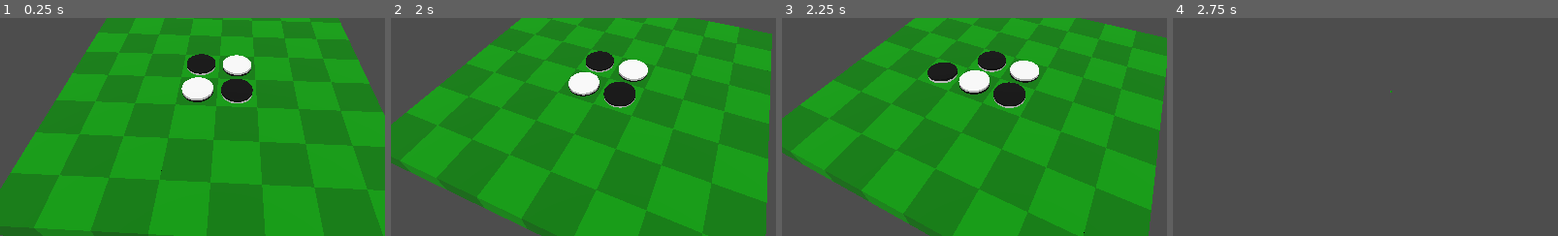
Above: before the commit, frames 1-4 (left to right).
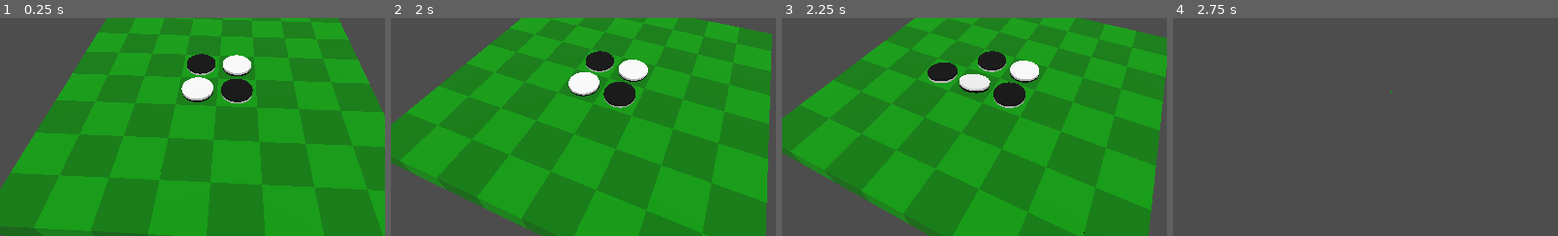
Above: after the commit, the same moments.

Repository: phrasmotica/othello
Game: Godot game, scene res://scenes/3d/main_menu_3d.tscn
Same seed, same stepped clock (60 frames per second), same inputs: the game is played once before the commit and once after it.
Inputs (mouse positions are % of the whole screen's width and height, from its top left):
- Up to frame 1 (0.25 s): no input
- Up to frame 2 (2 s): move the mouse to (73, 45) at 0.52 s; click (73, 45) at 0.67 s; click "Start Game" at 1.25 s
- Up to frame 3 (2.25 s): move the mouse to (30, 55) at 2.02 s; click (30, 55) at 2.17 s
- Up to frame 4 (2.75 s): no input
The pictures show only the part of the screen within x 22-72%, y 33-83%; the shares and areas given below are measured in that part.

Frames 1-2 are identical in both runs. In frame 3, 0.3% of the frame differs, in the area x 45-55%, y 24-36%; in frame 4, nothing differs.

Commit message:
Create separate scenes for handling the lifting and flipping of 3D counters. Use them in 3D board cell scene

Diff:
--- a/scenes/3d/board_cell_3d.tscn
+++ b/scenes/3d/board_cell_3d.tscn
@@ -1,10 +1,12 @@
-[gd_scene load_steps=8 format=3 uid="uid://8js6lj7t2xty"]
+[gd_scene load_steps=10 format=3 uid="uid://8js6lj7t2xty"]
 
 [ext_resource type="BoxMesh" uid="uid://b0ox50vh30b3s" path="res://meshes/board_cell_3d_even_mesh.tres" id="1_4aa8d"]
 [ext_resource type="Script" path="res://scripts/3d/board_cell_3d.gd" id="2_ki133"]
 [ext_resource type="BoxMesh" uid="uid://cwg8i1xfo2qje" path="res://meshes/board_cell_3d_odd_mesh.tres" id="3_guavf"]
 [ext_resource type="BoxMesh" uid="uid://beyul1hqs6e88" path="res://meshes/board_cell_3d_disabled_mesh.tres" id="4_fei78"]
+[ext_resource type="PackedScene" uid="uid://c1ykgbup2lr1d" path="res://scenes/3d/counter_lifter.tscn" id="5_ysby0"]
 [ext_resource type="PackedScene" uid="uid://c2ke0x3qy3hhy" path="res://scenes/3d/counter_preview_3d.tscn" id="6_ql6xe"]
+[ext_resource type="PackedScene" uid="uid://b6e4fdg8vj5hx" path="res://scenes/3d/counter_flipper.tscn" id="6_uqbrq"]
 [ext_resource type="PackedScene" uid="uid://cfqujlwguvw4b" path="res://scenes/3d/counter_3d.tscn" id="6_w0ctw"]
 
 [sub_resource type="BoxShape3D" id="BoxShape3D_epjjd"]
@@ -40,6 +42,14 @@
 [node name="Counters" type="Node3D" parent="."]
 transform = Transform3D(1, 0, 0, 0, 1, 0, 0, 0, 1, 0, 0.75, 0)
 
+[node name="CounterLifter" parent="Counters" node_paths=PackedStringArray("target_counter") instance=ExtResource("5_ysby0")]
+unique_name_in_owner = true
+target_counter = NodePath("../Counter")
+
+[node name="CounterFlipper" parent="Counters" node_paths=PackedStringArray("target_counter") instance=ExtResource("6_uqbrq")]
+unique_name_in_owner = true
+target_counter = NodePath("../Counter")
+
 [node name="Counter" parent="Counters" instance=ExtResource("6_w0ctw")]
 unique_name_in_owner = true
 visible = false
--- a/scenes/3d/counter_3d.tscn
+++ b/scenes/3d/counter_3d.tscn
@@ -9,7 +9,6 @@
 
 [node name="Counter3D" type="Node3D" groups=["counters3d"]]
 script = ExtResource("1_dcfqh")
-lift_duration = 0.2
 
 [node name="RigidBody3D" type="RigidBody3D" parent="."]
 unique_name_in_owner = true
--- /dev/null
+++ b/scenes/3d/counter_flipper.tscn
@@ -0,0 +1,8 @@
+[gd_scene load_steps=2 format=3 uid="uid://b6e4fdg8vj5hx"]
+
+[ext_resource type="Script" path="res://scripts/3d/counter_flipper.gd" id="1_ro3xf"]
+
+[node name="CounterFlipper" type="Node" node_paths=PackedStringArray("target_counter")]
+script = ExtResource("1_ro3xf")
+target_counter = NodePath("")
+flip_duration = 0.2
--- /dev/null
+++ b/scenes/3d/counter_lifter.tscn
@@ -0,0 +1,8 @@
+[gd_scene load_steps=2 format=3 uid="uid://c1ykgbup2lr1d"]
+
+[ext_resource type="Script" path="res://scripts/3d/counter_lifter.gd" id="1_28hrl"]
+
+[node name="CounterLifter" type="Node" node_paths=PackedStringArray("target_counter")]
+script = ExtResource("1_28hrl")
+target_counter = NodePath("")
+lift_duration = 0.2
--- a/scripts/3d/board_cell_3d.gd
+++ b/scripts/3d/board_cell_3d.gd
@@ -69,6 +69,12 @@
 var index_label: Label3D = %IndexLabel3D
 
 @onready
+var counter_lifter: CounterLifter = %CounterLifter
+
+@onready
+var counter_flipper: CounterFlipper = %CounterFlipper
+
+@onready
 var counter: Counter3D = %Counter
 
 @onready
@@ -88,6 +94,14 @@
 
 	if counter:
 		_counter_initial_pos = counter.position
+
+		counter_flipper.flip_finished.connect(
+			func() -> void:
+				if counter_lifter:
+					counter_lifter.drop()
+
+				counter_flip_finished.emit()
+		)
 
 	_refresh()
 
@@ -114,10 +128,6 @@
 		counter.visible = cell_data.has_counter() if cell_data else false
 
 		counter.flip_delay = flip_delay
-
-		if counter.flip_finished.get_connections().size() <= 0:
-			counter.flip_finished.connect(counter_flip_finished.emit)
-
 		counter.is_white = cell_data.is_white() if cell_data else false
 		counter.update_gravity(cell_data)
 
@@ -141,12 +151,12 @@
 			tile_mesh_instance.mesh = odd_tile_mesh if is_odd else even_tile_mesh
 
 func preview_flip() -> void:
-	if counter:
-		counter.lift()
+	if counter_lifter:
+		counter_lifter.lift()
 
 func unpreview_flip() -> void:
-	if counter:
-		counter.drop()
+	if counter_lifter:
+		counter_lifter.drop()
 
 func place_counter(data: BoardCellData) -> void:
 	if counter:
--- a/scripts/3d/counter_3d.gd
+++ b/scripts/3d/counter_3d.gd
@@ -19,21 +19,17 @@
 @export
 var flip_delay := 0.0
 
-@export_range(0.1, 0.5)
-var lift_duration := 0.5
-
 @onready
 var rigid_body: RigidBody3D = %RigidBody3D
 
 @onready
 var counter_halves: CounterHalves = %CounterHalves
 
-var _rotated_to_white := false
 var _is_flipping := false
-var _is_lifted := false
 
+signal refreshed
+signal needs_flip(counter_halves: CounterHalves, flip_delay: float)
 signal landed_on_board
-signal flip_finished
 
 func _ready() -> void:
 	rigid_body.body_entered.connect(_handle_body_entered)
@@ -54,38 +50,13 @@
 	if counter_halves:
 		counter_halves.is_white = is_white
 
-	_rotated_to_white = is_white
-
-func lift() -> void:
-	if _is_lifted:
-		return
-
-	_is_lifted = true
-
-	disable_rigid_body()
-
-	var tween := create_tween()
-
-	tween.tween_property(
-		self,
-		"position:y",
-		position.y + 0.5,
-		lift_duration
-	)
-
-func drop() -> void:
-	enable_rigid_body()
-
-	landed_on_board.connect(
-		func() -> void:
-			_is_lifted = false
-	, CONNECT_ONE_SHOT)
+	refreshed.emit()
 
 func flip_if_needed() -> void:
 	if Engine.is_editor_hint() or not Globals.init_finished or prevent_tweening:
 		_refresh()
 	else:
-		_rotate_tween(_is_lifted)
+		needs_flip.emit(counter_halves, flip_delay)
 
 func update_gravity(cell_data: BoardCellData) -> void:
 	# don't make the counter suddenly fall back to the board if it's in the
@@ -93,45 +64,5 @@
 	if not _is_flipping:
 		rigid_body.gravity_scale = 1 if cell_data and cell_data.has_counter() else 0
 
-func _rotate_tween(skip_lift: bool) -> void:
-	if _rotated_to_white == is_white:
-		return
-
-	if not counter_halves:
-		return
-
-	counter_halves.set_meta("debug_name", "%sCounterHalves" % debug_name)
-
-	_is_flipping = true
-
-	rigid_body.gravity_scale = 0
-	rigid_body.contact_monitor = false
-
-	var tween := create_tween()
-
-	if not skip_lift:
-		tween.tween_property(
-			self,
-			"position:y",
-			position.y + 0.5,
-			lift_duration
-		).set_delay(flip_delay)
-
-	counter_halves.rotate_tween(tween)
-
-	tween.finished.connect(
-		func() -> void:
-			_rotated_to_white = is_white
-			_is_flipping = false
-
-			if _is_lifted:
-				drop()
-
-			rigid_body.gravity_scale = 1
-			rigid_body.contact_monitor = true
-
-			flip_finished.emit()
-	)
-
 func _handle_body_entered(_body: Node) -> void:
 	landed_on_board.emit()
--- /dev/null
+++ b/scripts/3d/counter_flipper.gd
@@ -0,0 +1,73 @@
+@tool
+class_name CounterFlipper extends Node
+
+enum AnimationState { IDLE, FLIPPING }
+
+@export
+var target_counter: Counter3D
+
+@export_range(0.1, 0.5)
+var flip_duration := 0.5
+
+var _animation_state: AnimationState
+var _is_rotated_to_white := false
+
+signal flip_finished
+
+func _ready() -> void:
+	if target_counter:
+		target_counter.refreshed.connect(_handle_refreshed)
+		target_counter.needs_flip.connect(_flip_counter)
+
+func _handle_refreshed() -> void:
+	if target_counter:
+		_is_rotated_to_white = target_counter.is_white
+
+func _flip_counter(flippable: Node3D, flip_delay: float) -> void:
+	if _is_rotated_to_white == target_counter.is_white:
+		return
+
+	if not flippable:
+		return
+
+	if not _validate_transition(AnimationState.IDLE, AnimationState.FLIPPING):
+		return
+
+	flippable.set_meta("debug_name", "%sFlippable" % target_counter.debug_name)
+
+	_rotate_tween(flippable, flip_delay)
+
+func _rotate_tween(flippable: Node3D, delay: float) -> void:
+	var final_rotation := int(flippable.rotation_degrees.x + 180) % 360
+
+	var tween := create_tween()
+
+	tween.tween_property(
+		flippable,
+		"rotation_degrees:x",
+		final_rotation,
+		flip_duration
+	).set_delay(delay)
+
+	var callable := _handle_finished.bind(flippable, final_rotation)
+
+	if not tween.finished.is_connected(callable):
+		tween.finished.connect(callable, CONNECT_ONE_SHOT)
+
+func _handle_finished(flippable: Node3D, final_rotation: float) -> void:
+	flippable.rotation_degrees.x = final_rotation
+
+	var debug_name := flippable.get_meta("debug_name") as String
+	print("Finished rotating %s to %.1f" % [debug_name, final_rotation])
+
+	_is_rotated_to_white = target_counter.is_white
+	_animation_state = AnimationState.IDLE
+
+	flip_finished.emit()
+
+func _validate_transition(required: AnimationState, next: AnimationState) -> bool:
+	if _animation_state != required:
+		return false
+
+	_animation_state = next
+	return true
--- a/scripts/3d/counter_halves.gd
+++ b/scripts/3d/counter_halves.gd
@@ -14,11 +14,6 @@
 		is_white = value
 
 		_refresh()
-
-@export_group("Animation")
-
-@export_range(0.1, 0.5)
-var flip_duration := 0.5
 
 @onready
 var main: Node3D = %Main
@@ -37,21 +32,3 @@
 		preview.visible = is_preview
 
 	rotation_degrees.x = 180 if is_white else 0
-
-func rotate_tween(tween: Tween) -> void:
-	var final_rotation := int(rotation_degrees.x + 180) % 360
-
-	tween.tween_property(
-		self,
-		"rotation_degrees:x",
-		final_rotation,
-		flip_duration
-	)
-
-	tween.tween_callback(
-		func() -> void:
-			rotation_degrees.x = final_rotation
-
-			var debug_name := get_meta("debug_name") as String
-			print("Finished rotating %s to %.1f" % [debug_name, final_rotation])
-	)
--- /dev/null
+++ b/scripts/3d/counter_lifter.gd
@@ -0,0 +1,62 @@
+@tool
+class_name CounterLifter extends Node
+
+enum AnimationState { IDLE, LIFTING, HOLDING, DROPPING }
+
+@export
+var target_counter: Counter3D
+
+@export_range(0.5, 1.0)
+var lift_height := 0.5
+
+@export_range(0.1, 0.5)
+var lift_duration := 0.5
+
+var _animation_state: AnimationState
+
+func lift() -> void:
+	if not target_counter:
+		return
+
+	if not _validate_transition(AnimationState.IDLE, AnimationState.LIFTING):
+		return
+
+	target_counter.disable_rigid_body()
+
+	var tween := create_tween()
+
+	tween.tween_property(
+		target_counter,
+		"position:y",
+		target_counter.position.y + lift_height,
+		lift_duration
+	)
+
+	_set_state_on(tween.finished, AnimationState.HOLDING)
+
+func drop() -> void:
+	if not target_counter:
+		return
+
+	if not _validate_transition(AnimationState.HOLDING, AnimationState.DROPPING):
+		return
+
+	target_counter.enable_rigid_body()
+
+	_set_state_on(target_counter.landed_on_board, AnimationState.IDLE)
+
+func _validate_transition(required: AnimationState, next: AnimationState) -> bool:
+	if _animation_state != required:
+		return false
+
+	_animation_state = next
+	return true
+
+func _set_state_on(sig: Signal, anim_state: AnimationState) -> void:
+	var callable := _set_state.bind(anim_state)
+
+	if not sig.is_connected(callable):
+		sig.connect(callable, CONNECT_ONE_SHOT)
+
+func _set_state(anim_state: AnimationState) -> void:
+	_animation_state = anim_state
